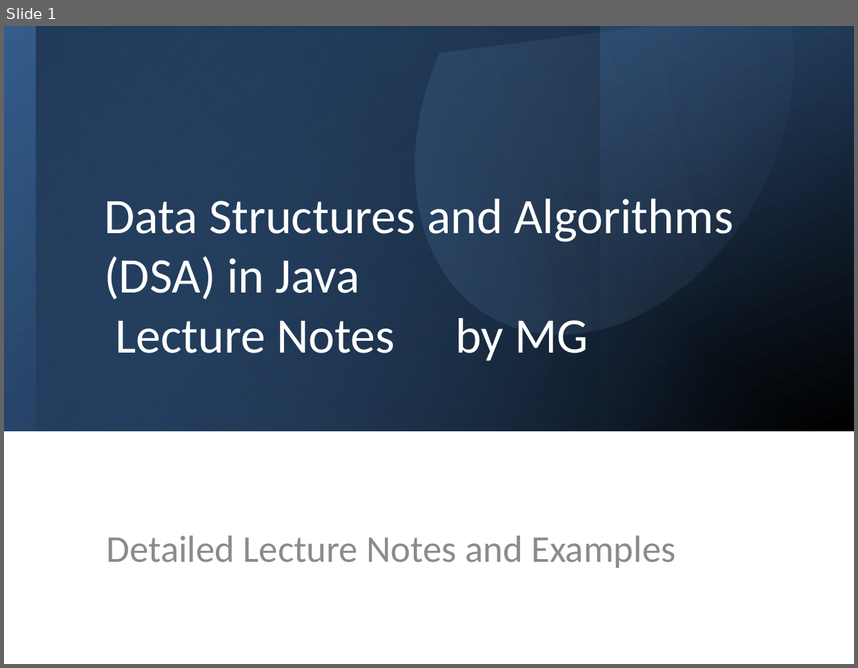
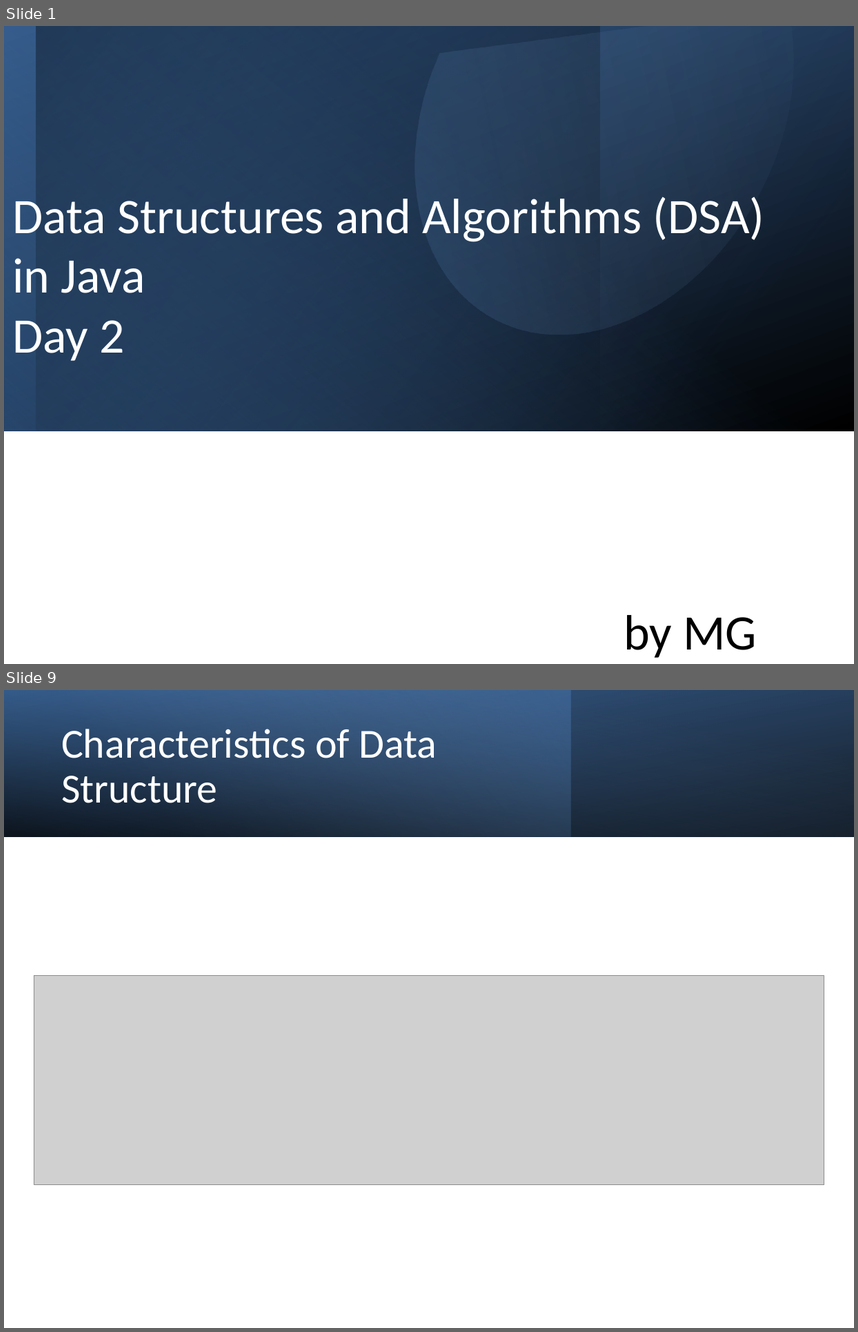
Before and after one commit to mrkyaing/MG-DSA, a slide deck: DSA_in_Java_LectureNotes_Detailed.pptx. Shown one above the other, each under a label of ours: slide 1 before the commit, slides 1 and 9 after it; the slides between them are not shown. The pictures are 858x668 and 858x1332 pixels, drawn with LibreOffice and Linux fonts; fonts in the diff are those of the drawing; grey boxes stand for pictures. Boxes give left, top, right and bottom in pixels: in the first picture for what was removed or moved away, otherwise in the second. Text is boxed around its words. In the diff, an @@ line names an element or a change of style, - is before the commit and + after.

```diff
--- a/DSA_in_Java_LectureNotes_Detailed.pptx
+++ b/DSA_in_Java_LectureNotes_Detailed.pptx
@@ slide 9 added at box(4, 690, 854, 1328), background #FFFFFF @@
@@ rectangle added at box(4, 690, 854, 836), fill gradient #000000 to #376092 @@
@@ rectangle added at box(4, 690, 571, 836), fill gradient #4F81BD to #95B3D7 @@
@@ rectangle added at box(4, 690, 854, 836), fill gradient #000000 to #4F81BD @@
@@ title added at box(61, 729, 437, 803), 35 pt, text #FFFFFF @@
+Characteristics of Data Structure
@@ picture added at box(34, 975, 824, 1184) @@
@@ slide 1 changed as well @@
@@ title at box(12, 196, 765, 361): text changed @@
-Data Structures and Algorithms (DSA) in Java
-Lecture Notes by MG
+Data Structures and Algorithms (DSA)
+in Java
+Day 2
@@ subtitle removed at box(107, 535, 675, 568) @@
-Detailed Lecture Notes and Examples
@@ text added at box(624, 615, 757, 657), 42 pt, text #000000 @@
+by MG
```
Also in this commit, not shown: 10 other slides changed, 15 other slides added, 9 other files.
